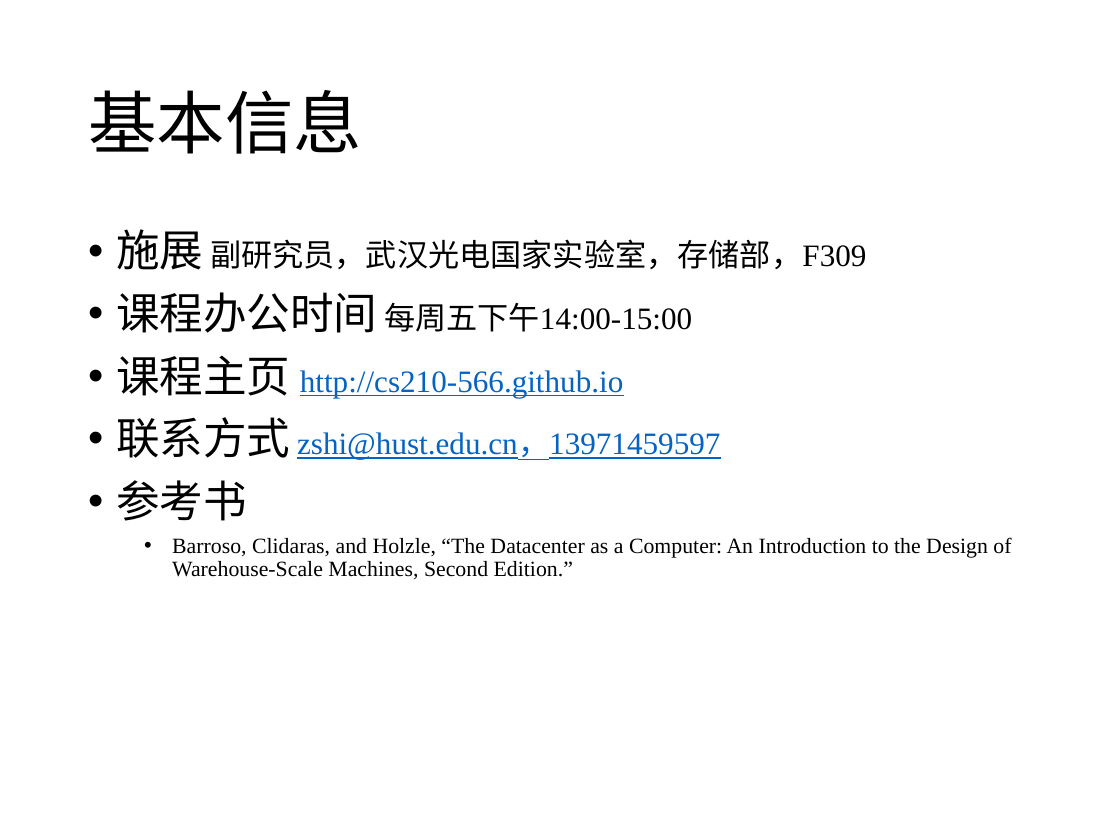
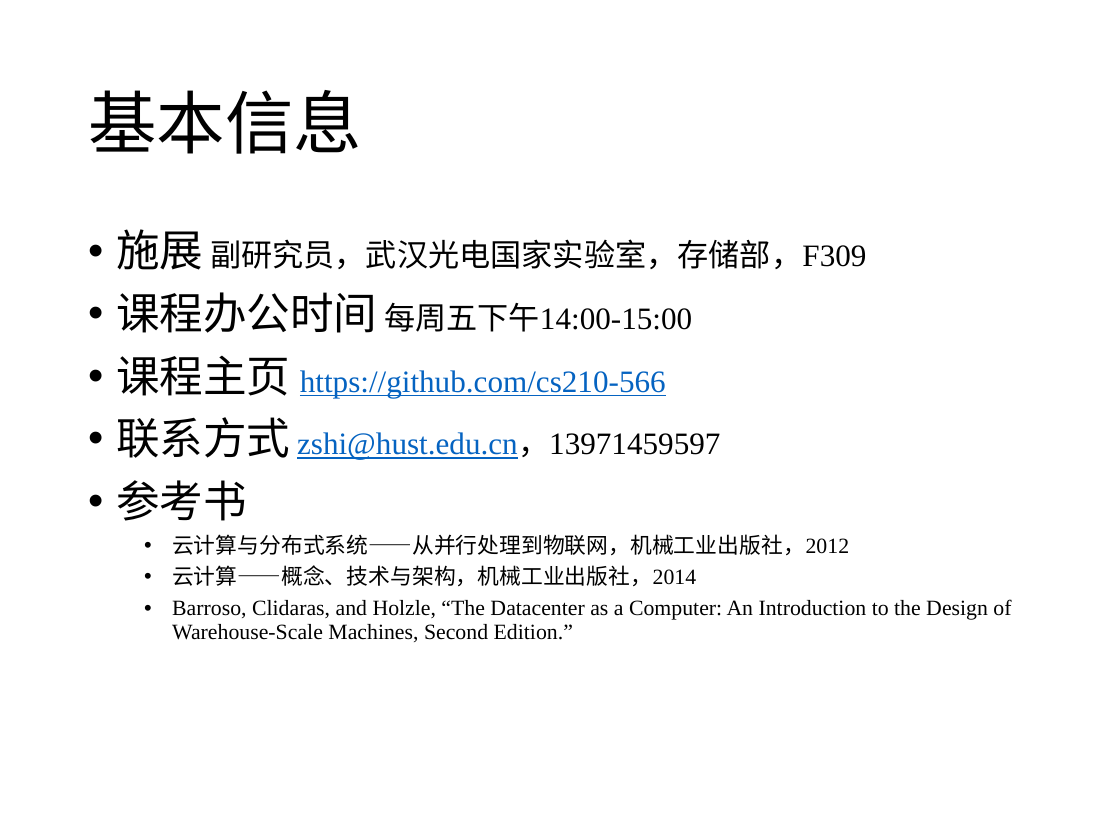
Before and after one commit to cs-course/data-center-course, a slide deck: slide 2 of data-center-2016-c03.pptx. Drawn at 1120x840 pixels with LibreOffice and Linux fonts; fonts in the diff are those of the drawing. Boxes give left, top, right and bottom in pixels: in the first picture for what was removed or moved away, otherwise in the second. Text is boxed around its words. In the diff, an @@ line names an element or a change of style, - is before the commit and + after.

Commit message:
url in p2

```diff
--- a/data-center-2016-c03.pptx
+++ b/data-center-2016-c03.pptx
@@ text at (116, 356, 666, 397): text changed @@
-• 课程主页 http://cs210-566.github.io
+• 课程主页 https://github.com/cs210-566
@@ text at (116, 417, 720, 460): text colour #0563C1 to #000000, underline off in "zshi@hust.edu.cn，13971459597" @@
@@ text at (172, 534, 849, 586): paragraphs added @@
+  • 云计算与分布式系统——从并行处理到物联网，机械工业出版社，2012
+  • 云计算——概念、技术与架构，机械工业出版社，2014
```
